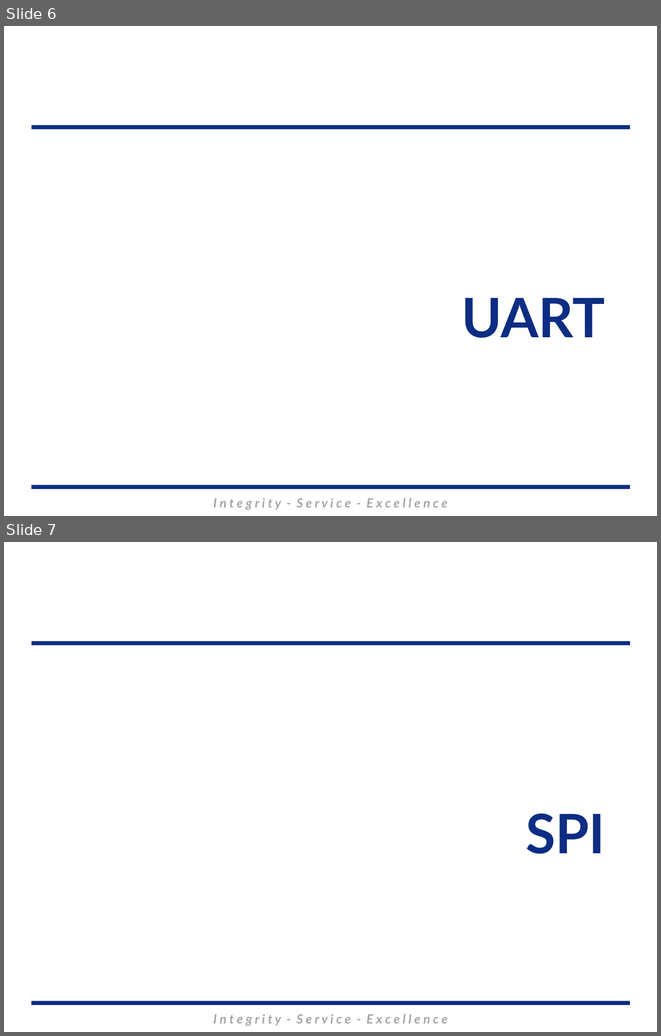
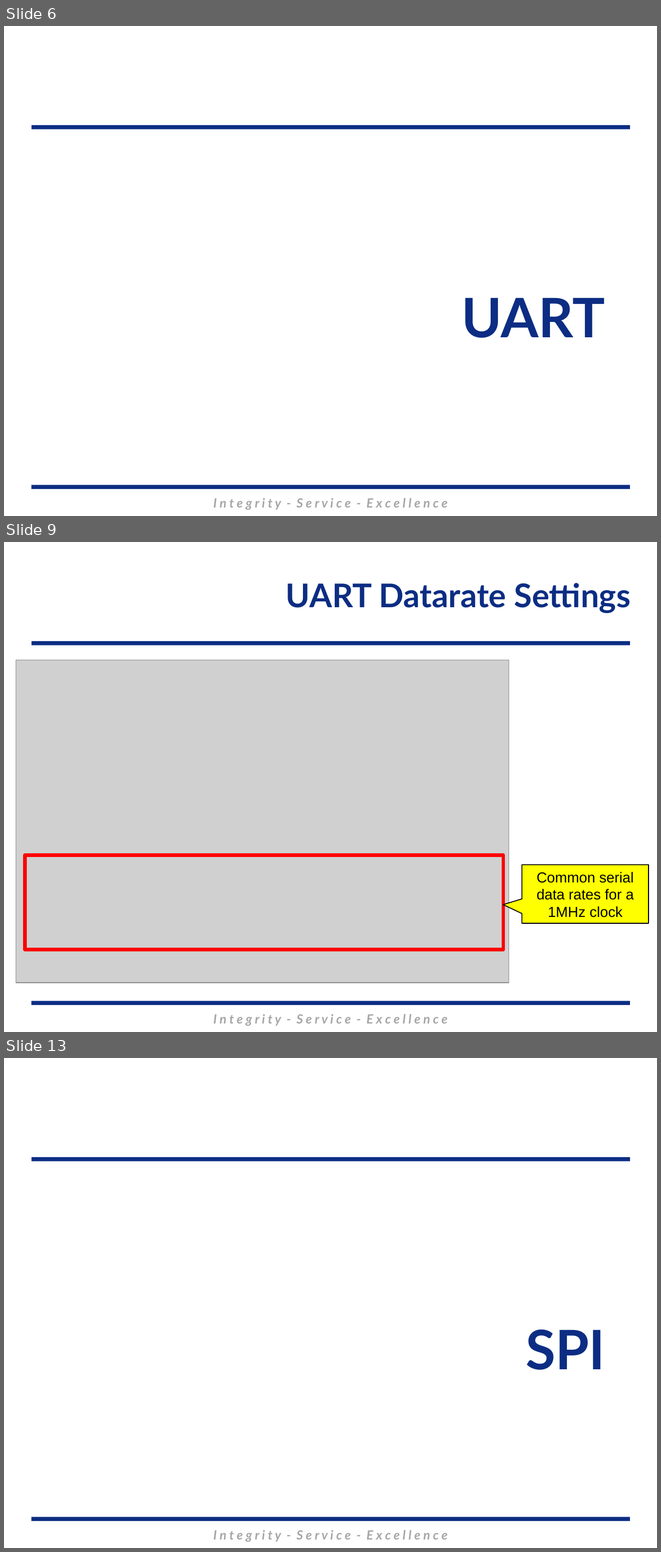
Before and after one commit to MarsUniversity/ECE382, a slide deck: source/lessons/lsn26-27-28/Lsn26-27-28.pptx. Shown one above the other, each under a label of ours: slides 6 and 7 before the commit, slides 6, 9 and 13 after it; the slides between them are not shown. The pictures are 661x1036 and 661x1552 pixels, drawn with LibreOffice and Linux fonts; fonts in the diff are those of the drawing; grey boxes stand for pictures; background and template pictures are left out. Boxes give left, top, right and bottom in pixels: in the first picture for what was removed or moved away, otherwise in the second. Text is boxed around its words. In the diff, an @@ line names an element or a change of style, - is before the commit and + after.

```diff
--- a/source/lessons/lsn26-27-28/Lsn26-27-28.pptx
+++ b/source/lessons/lsn26-27-28/Lsn26-27-28.pptx
@@ slide 9 added at bbox=[4, 542, 657, 1032], background #FFFFFF; not listed: 3 template elements that a slide beside it also shows @@
@@ title added at bbox=[286, 583, 631, 613], 36 pt, text #0C2D83, bold @@
+UART Datarate Settings
@@ picture added at bbox=[16, 660, 509, 983] @@
@@ rectangle added at bbox=[25, 855, 503, 950], outline #FF0000 4 pt @@
@@ speech box added at bbox=[522, 865, 648, 923], fill #FFFF00, outline #000000 1 pt, 16 pt, text #000000 @@
+Common serial data rates for a 1MHz clock
@@ what was slide 7 is now slide 13 @@
```
Also in this commit, not shown: 5 other slides added, 18 other files.
